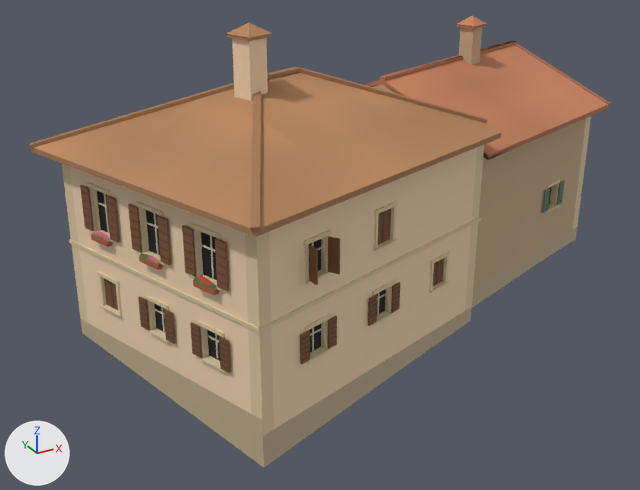
A saved change to the glTF model games/yorimichi/assets/belmonte/meshes/SM_BM_BVV_Farm_Levante.glb.
The view is the same before and after, from a camera (50 mm lens) standing at (-18.5, -29.8, 16.4) and looking at (-2.5, -0.6, 1.8). Lighting does not change. The marker at lower left points along +X, +Y and +Z. The first picture is the older version. Vertices at exactly the same position are counted once.

In view in the first picture: 'SM_BM_BVV_Farm_Levante'.
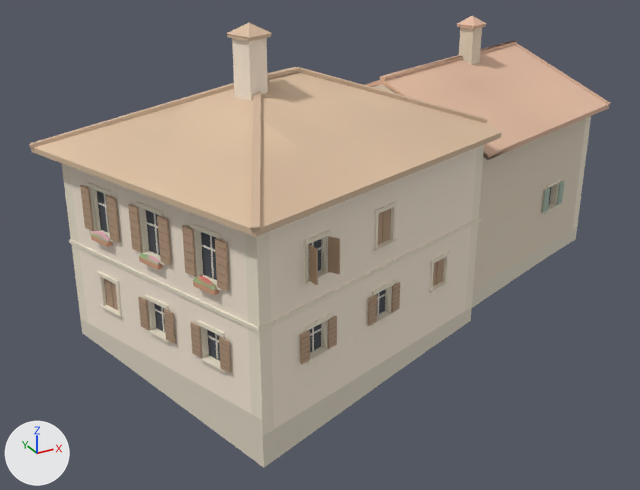
What the commit changed:
me_sm_bvv_farm_levante has 4877 vertices, 5840 faces and spans x -13.0..12.4, y -9.3..8.6, z -1.8..11.3.
me_sm_bvv_farm_levante is used by ob_sm_bm_bvv_farm_levante; location (0.0, 0.0, 0.0).
me_sm_bvv_farm_levante part 1: 5840 faces centred in x -12.9..12.3, y -9.2..8.6, z -1.7..11.1 are repainted in the vertex colours; the middle colour goes from beige #d7c9a3 to pale yellow #ede6d1.

Where the change shows, as pixel boxes (x1, y1, x2, y2) in the pictures (640 x 490 px):
part 1 of me_sm_bvv_farm_levante, recoloured (lighter): (29, 16, 610, 468) in both
